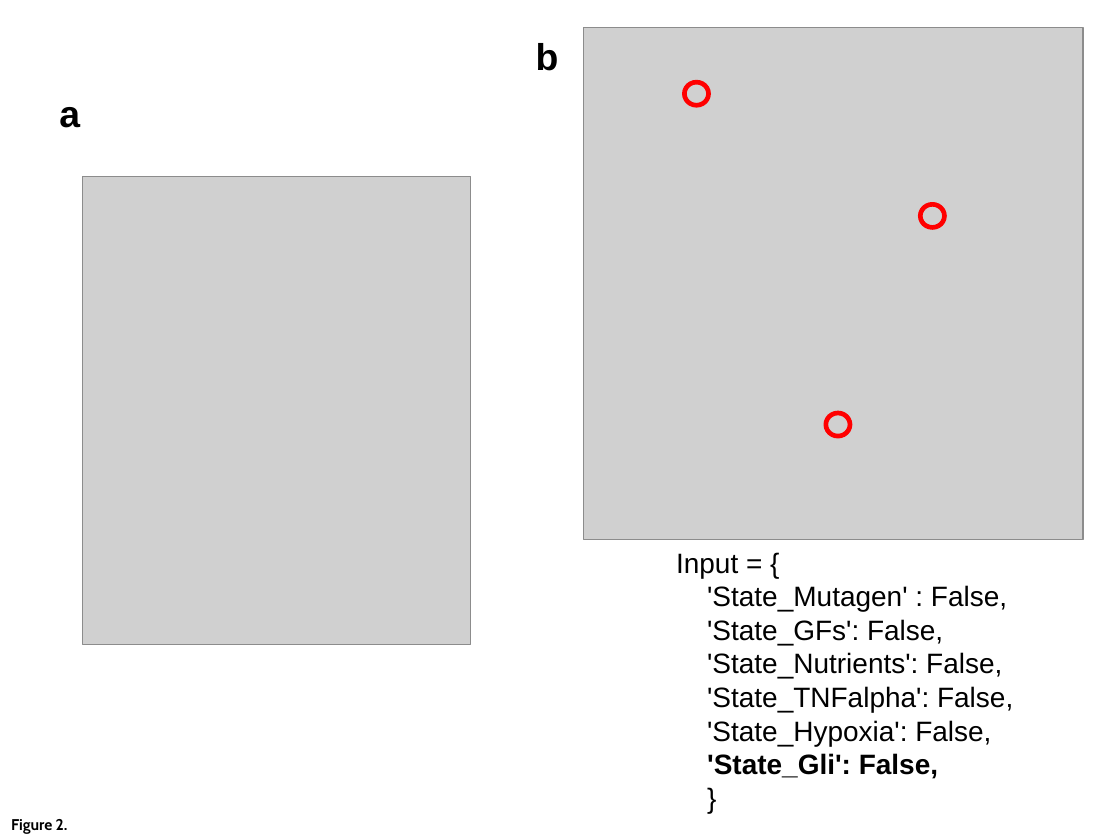
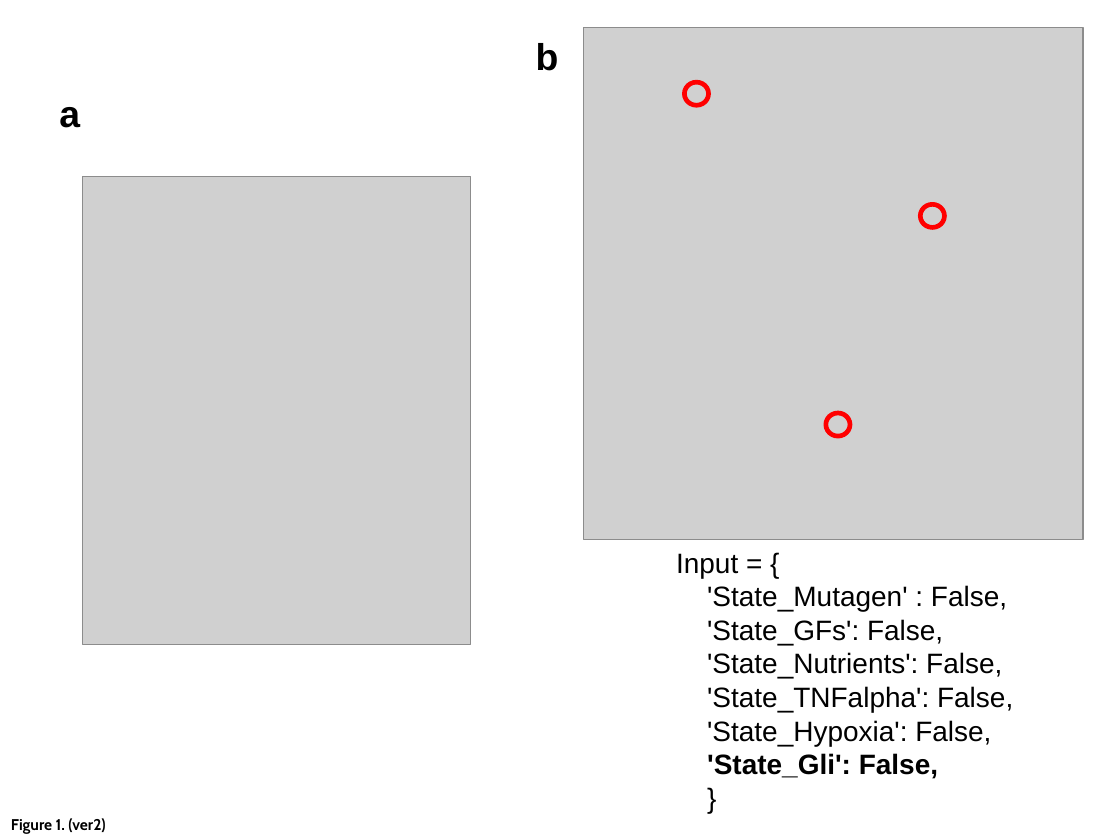
Before and after one commit to jehoons/sbie_optdrug, a slide deck: slide 2 of result_season2/figures.pptx. Drawn at 1120x840 pixels with LibreOffice and Linux fonts; fonts in the diff are those of the drawing; grey boxes stand for pictures. Boxes give left, top, right and bottom in pixels: in the first picture for what was removed or moved away, otherwise in the second. Text is boxed around its words. In the diff, an @@ line names an element or a change of style, - is before the commit and + after.

```diff
--- a/result_season2/figures.pptx
+++ b/result_season2/figures.pptx
@@ text at (11, 818, 105, 834): text changed @@
-Figure 2.
+Figure 1. (ver2)
```
Also in this commit, not shown: 1 other slide changed, 2 other files.
